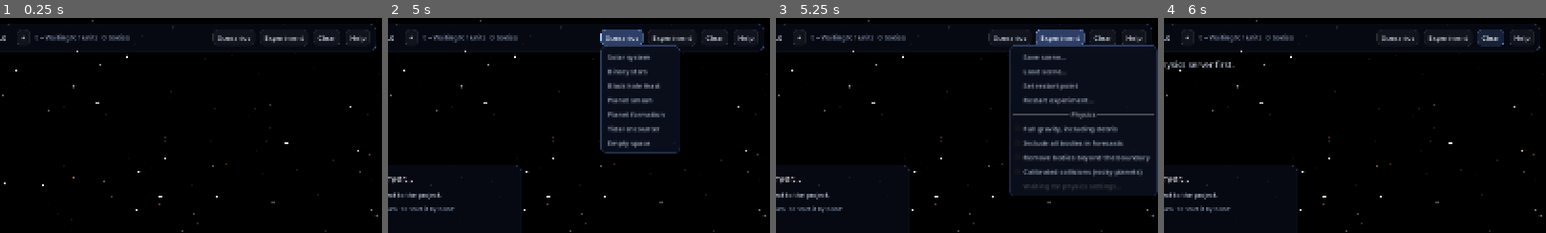
Above: before the commit, frames 1-4 (left to right).
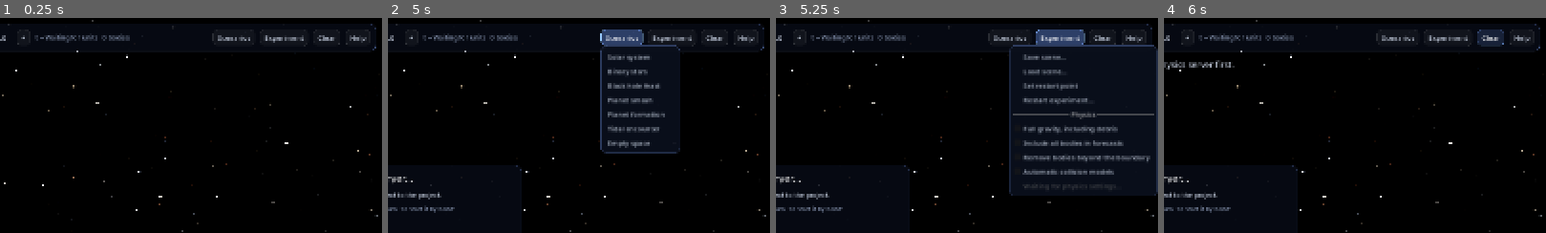
Above: after the commit, the same moments.

Repository: peustr/gravity-simulator
Game: Godot game, scene res://main.tscn
The game is run twice, just before and just after one commit, with the same random seed, the same clock (stepped at 60 frames per second) and the same inputs.
Inputs:
- Up to frame 1 (0.25 s): no input
- Up to frame 2 (5 s): click "-" at 0.5 s; click "+" at 1.25 s; click "Try to start it automatically…" at 2 s; click "Try to start it automatically…" at 2.75 s; click "Try to start it automatically…" at 3.5 s; click "Scenarios" at 4.25 s
- Up to frame 3 (5.25 s): click "Experiment" at 5 s
- Up to frame 4 (6 s): click "Clear" at 5.75 s
The pictures show only the part of the screen within x 50-100%, y 0-50%; the shares and areas given below are measured in that part.

Frames 1-2 are identical in both runs. In frame 3, 0.3% of the frame differs, in the area x 64-96%, y 70-74%; in frame 4, nothing differs.

Commit message:
Enable automatic collision models and full gravity in all new scenes

Diff:
--- a/godot/scripts/hud.gd
+++ b/godot/scripts/hud.gd
@@ -289,7 +289,7 @@
 	file_menu.add_check_item("Full gravity, including debris", 10)
 	file_menu.add_check_item("Include all bodies in forecasts", 11)
 	file_menu.add_check_item("Remove bodies beyond the boundary", 12)
-	file_menu.add_check_item("Calibrated collisions (rocky planets)", 14)
+	file_menu.add_check_item("Automatic collision models", 14)
 	file_menu.add_item("Waiting for physics settings...", 13)
 	file_menu.set_item_disabled(file_menu.get_item_index(13), true)
 	file_menu.id_pressed.connect(_experiment_action)
@@ -317,7 +317,7 @@
 				if physics_settings.get("collisions", "heuristic") != "heuristic":
 					physics_changed.emit({"collisions": "heuristic"})
 				else:
-					physics_changed.emit({"collisions": "isolated_impacts", "gravity": "full", "escape_distance": null})
+					physics_changed.emit({"collisions": "auto", "gravity": "full"})
 
 
 func set_physics(info: Dictionary) -> void:
@@ -329,10 +329,11 @@
 	physics_menu.set_item_checked(physics_menu.get_item_index(12), physics_settings.escape_distance != null)
 	var mode: String = physics_settings.get("collisions", "heuristic")
 	physics_menu.set_item_checked(physics_menu.get_item_index(14), mode != "heuristic")
-	physics_menu.set_item_text(physics_menu.get_item_index(14), "Calibrated collisions (mergers only)" if mode == "isolated_mergers" else "Calibrated collisions (rocky planets)")
-	physics_menu.set_item_disabled(physics_menu.get_item_index(10), mode != "heuristic")
-	physics_menu.set_item_disabled(physics_menu.get_item_index(12), mode != "heuristic")
-	physics_menu.set_item_tooltip(physics_menu.get_item_index(14), "Conserved rocky impacts with full gravity and weak external tides. Strong fields, simultaneous contacts, unsupported body states or insufficient fragment slots pause intact. Planet smash enables this automatically.")
+	var isolated := mode in ["isolated_mergers", "isolated_impacts"]
+	physics_menu.set_item_text(physics_menu.get_item_index(14), "Isolated calibrated experiment" if isolated else "Automatic collision models")
+	physics_menu.set_item_disabled(physics_menu.get_item_index(10), isolated)
+	physics_menu.set_item_disabled(physics_menu.get_item_index(12), isolated)
+	physics_menu.set_item_tooltip(physics_menu.get_item_index(14), "Default: calibrated rocky–rocky impacts; heuristic models for other pairs. Tides and supernovae remain available. Unsupported rocky impacts pause intact, including when tracer gravity is selected. Uncheck for heuristic-only comparisons. Older isolated experiments retain their restrictions until switched off.")
 	physics_menu.set_item_text(physics_menu.get_item_index(13), "Tracers: %d · %.6f%% of total mass" % [int(info.get("tracers", 0)), 100.0 * float(info.get("tracer_mass_fraction", 0.0))])
 	physics_menu.set_item_tooltip(physics_menu.get_item_index(10), "Full gravity includes all mutual forces and costs more for large debris clouds. Tracers feel gravity but exert none; their collective mass can matter.")
 	physics_menu.set_item_tooltip(physics_menu.get_item_index(11), "All-body forecasts use the scene's gravity model. The time budget can shorten the path. Limited forecasts omit weaker perturbers and have no general error bound.")
--- a/godot/tests/experiments.gd
+++ b/godot/tests/experiments.gd
@@ -70,6 +70,13 @@
 	if not await _until(func(): return main.views.size() == 6 and main.paused):
 		_fail("Scene test: initial scene did not arrive")
 		return
+	if main.hud.physics_settings.get("collisions") != "auto":
+		_fail("Preset did not enable automatic collision models")
+		return
+	main.hud.physics_menu.id_pressed.emit(10)
+	if not await _until(func(): return main.hud.physics_settings.get("gravity") == "tracers"):
+		_fail("Tracer comparison control did not reach the server")
+		return
 	main.hud.physics_menu.id_pressed.emit(10)
 	if not await _until(func(): return main.hud.physics_settings.get("gravity") == "full"):
 		_fail("Full gravity control did not reach the server")
@@ -83,15 +90,15 @@
 		_fail("Removal boundary control did not reach the server")
 		return
 	main.hud.physics_menu.id_pressed.emit(14)
-	if not await _until(func(): return main.hud.physics_settings.get("collisions") == "isolated_impacts"):
-		_fail("Calibrated collision control did not reach the server")
-		return
-	if not main.hud.physics_menu.is_item_disabled(main.hud.physics_menu.get_item_index(10)):
-		_fail("Calibrated mode allowed tracer gravity")
+	if not await _until(func(): return main.hud.physics_settings.get("collisions") == "heuristic"):
+		_fail("Could not select heuristic comparison mode")
 		return
 	main.hud.physics_menu.id_pressed.emit(14)
-	if not await _until(func(): return main.hud.physics_settings.get("collisions") == "heuristic"):
-		_fail("Could not return to heuristic mode")
+	if not await _until(func(): return main.hud.physics_settings.get("collisions") == "auto"):
+		_fail("Could not restore automatic collision models")
+		return
+	if main.hud.physics_menu.is_item_disabled(main.hud.physics_menu.get_item_index(12)):
+		_fail("Automatic mode disabled the independent removal control")
 		return
 	if not await _request({"cmd": "checkpoint"}):
 		_fail("Could not set paused restart point for cancellation test")
Not shown, changed: AGENTS.md
Not shown, changed: README.md
Not shown, changed: docs/collision-budgets.md
Not shown, changed: docs/impact-measurements.md
Not shown, changed: docs/orbital-dynamics.md
Not shown, changed: docs/physical-model.md
Not shown, changed: docs/physics-roadmap.md
Not shown, changed: physics_server/body_state.py
Not shown, changed: physics_server/configuration.py
Not shown, changed: physics_server/dynamics.py
Not shown, changed: physics_server/experiments.py
Not shown, changed: physics_server/validation.py
(and 13 more such lines)
